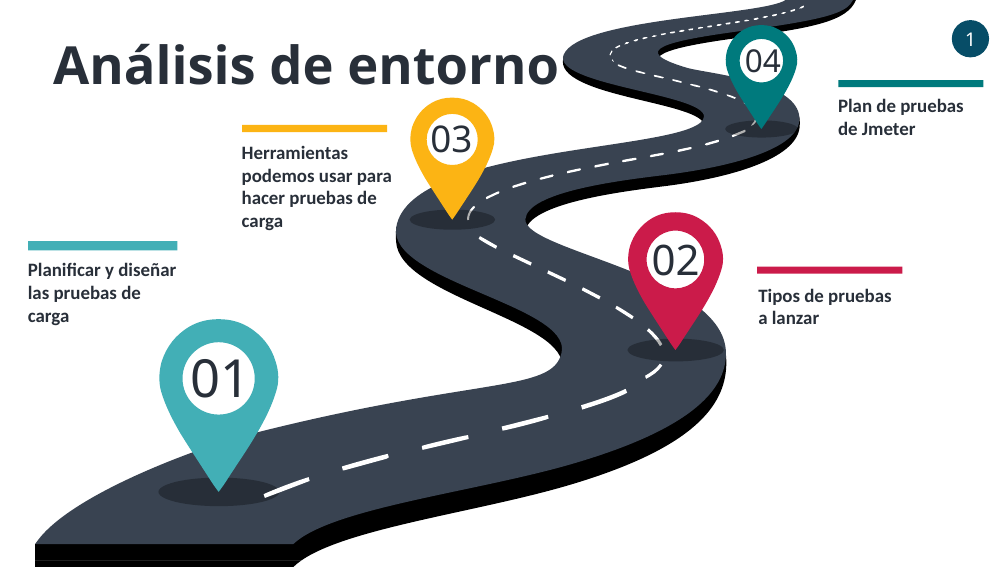
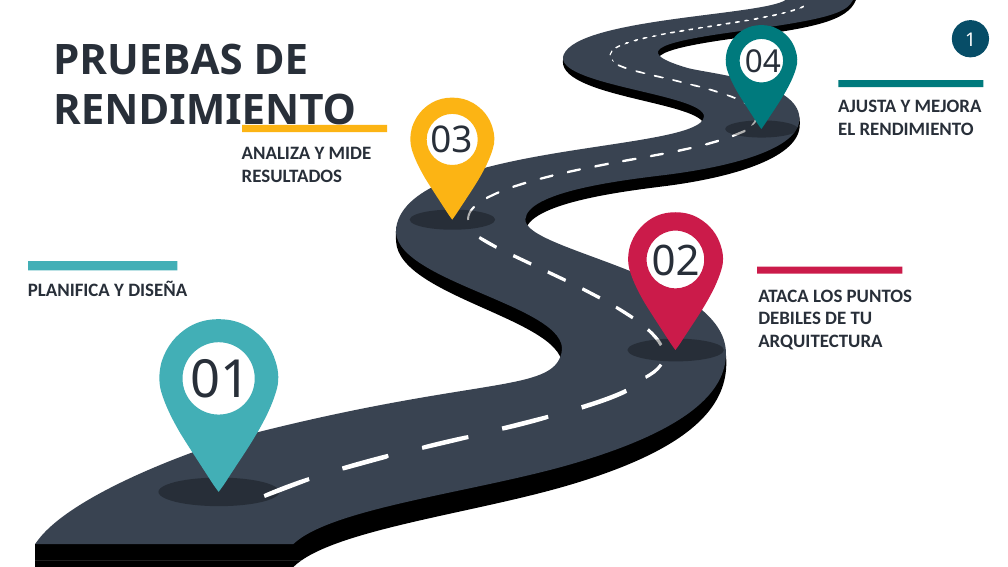
Before and after one commit to dmcisneros/formacion_lug_pruebas_carga, a slide deck: slide 3 of ppt/slides.pptx (slide 2 before the commit). Drawn at 1008x567 pixels with LibreOffice and Linux fonts; fonts in the diff are those of the drawing. Boxes give left, top, right and bottom in pixels: in the first picture for what was removed or moved away, otherwise in the second. Text is boxed around its words. In the diff, an @@ line names an element or a change of style, - is before the commit and + after.

```diff
--- a/ppt/slides.pptx
+++ b/ppt/slides.pptx
@@ text at (x1=53, y1=43, x2=356, y2=132): text changed; size 50 to 40 pt @@
-Análisis de entorno
+PRUEBAS DE RENDIMIENTO
@@ text at (x1=838, y1=99, x2=982, y2=135): text changed @@
-Plan de pruebas de Jmeter
+AJUSTA Y MEJORA EL RENDIMIENTO
@@ text at (x1=242, y1=146, x2=372, y2=182): text changed @@
-Herramientas podemos usar para hacer pruebas de carga
+ANALIZA Y MIDE RESULTADOS
@@ rectangle moved from (x1=28, y1=241, x2=177, y2=250) to (x1=28, y1=262, x2=177, y2=271) @@
@@ text at (x1=28, y1=281, x2=187, y2=296): text changed @@
-Planificar y diseñar las pruebas de carga
+PLANIFICA Y DISEÑA
@@ text at (x1=758, y1=289, x2=912, y2=350): text changed @@
-Tipos de pruebas a lanzar
+ATACA LOS PUNTOS DEBILES DE TU ARQUITECTURA
```
Also in this commit, not shown: 1 other slide changed, 4 slides added, 1 slide removed, 1 other file.
